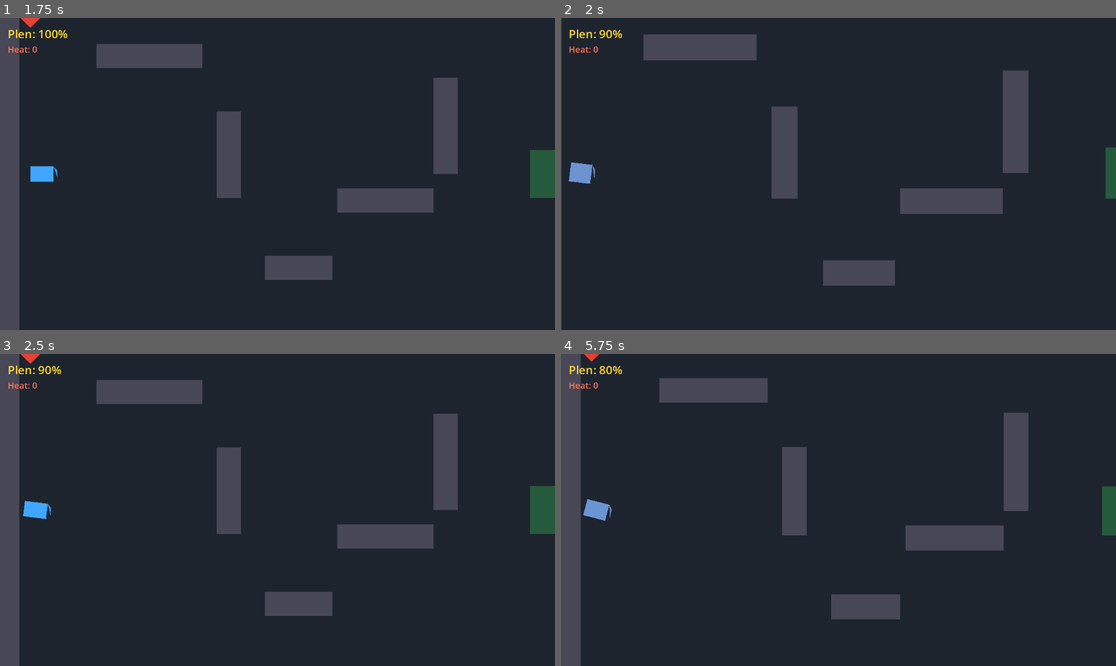
Above: before the commit, frames 1-4 (two rows, left to right).
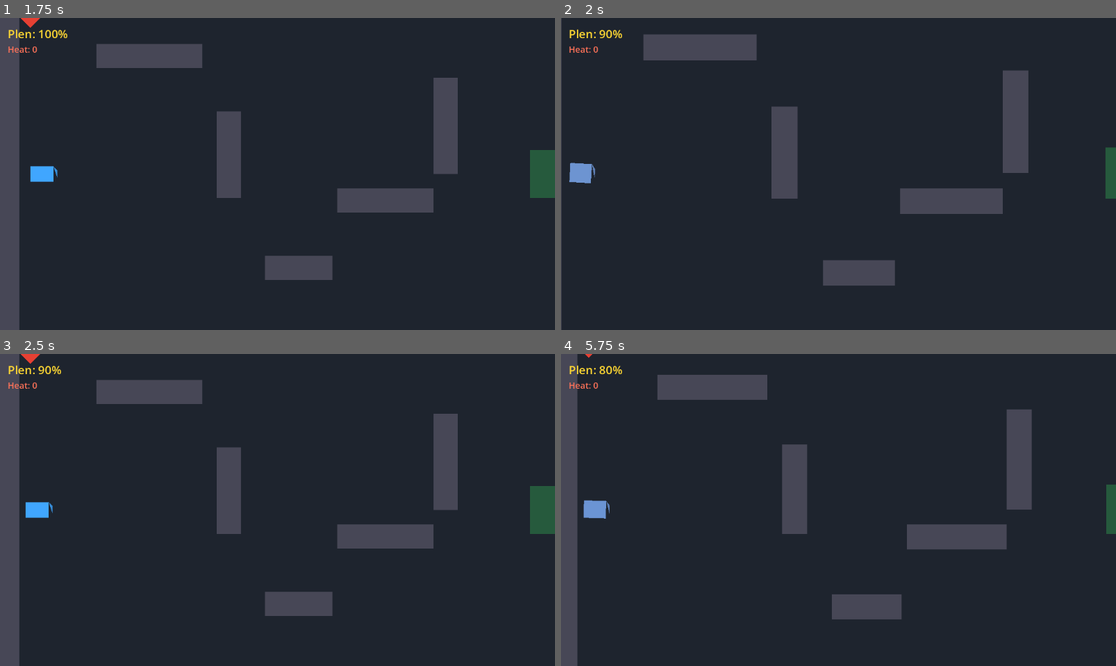
Above: after the commit, the same moments.

Repository: Gubari/Getaway-Racing
Game: Godot game, scene res://scenes/main/main.tscn
Two runs of this game, one before a commit and one after it. Both use one fixed random seed, a clock stepped at 60 frames per second and the inputs below.
Inputs:
- Up to frame 1 (1.75 s): hold D (steer_right) 0.53-1.28 s; tap W (gas) at 0.6, 1.35 s; tap Enter at 1.25 s; hold S (brake) from 1.28 s (still down)
- Up to frame 2 (2 s): keep holding S (brake)
- Up to frame 3 (2.5 s): release S (brake) at 2.03 s; hold D (steer_right) from 2.03 s (still down); tap W (gas) at 2.1 s
- Up to frame 4 (5.75 s): tap Space at 2.75, 4.25 s; tap W (gas) every 0.75 s from 2.85 to 5.1 s; tap Enter at 3.5, 5 s; release D (steer_right) at 3.53 s; hold A (steer_left) 3.53-5.03 s; hold S (brake) from 5.03 s (still down)

Frame 1 is identical in both runs. In frame 2, less than 0.1% of the frame differs, in the area x 1-7%, y 46-54%; in frame 3, less than 0.1%; in frame 4, 1.9%, in the area x 3-100%, y 0-100%.

Commit message:
Minor fix Player.gd

Diff:
--- a/scenes/player/player.gd
+++ b/scenes/player/player.gd
@@ -25,8 +25,7 @@
 @export var crash_loot_penalty: float = 15.0
 @export var crash_knockback_min: float = 16.0
 @export var crash_knockback_impact_scale: float = 0.035
-@export var crash_bounce_back_ratio: float = 0.14
-@export var crash_steer_lock_sec: float = 0.18
+@export var crash_steer_lock_sec: float = 0.3
 @export var crash_shake_strength: float = 14.0
 @export var crash_shake_duration: float = 0.24
 @export var crash_zoom_punch: float = 0.07
@@ -81,12 +80,16 @@
 
 	var throttle := _get_throttle()
 	var steer_input := _get_steer_input()
-	if Time.get_ticks_msec() < _crash_steer_lock_until_ms:
+	var steer_locked := Time.get_ticks_msec() < _crash_steer_lock_until_ms
+	if steer_locked:
 		steer_input = 0.0
-	_steer_smoothed = lerpf(_steer_smoothed, steer_input, steering_smoothing * delta)
+		_steer_smoothed = 0.0
+	else:
+		_steer_smoothed = lerpf(_steer_smoothed, steer_input, steering_smoothing * delta)
 
 	_update_forward_speed(throttle, delta)
-	_apply_steering(delta)
+	if not steer_locked:
+		_apply_steering(delta)
 
 	velocity = Vector2.from_angle(rotation) * _forward_speed
 	var pre_move_velocity := velocity
@@ -205,12 +208,12 @@
 	_crash_juice_time_left = crash_shake_duration
 	_crash_juice_intensity = intensity
 	_crash_wobble = deg_to_rad(crash_wobble_max_deg) * intensity * (1.0 if randf() > 0.5 else -1.0)
-	rotation += _crash_wobble
+	_steer_smoothed = 0.0
 
 	var knockback := crash_knockback_min + impact_speed * crash_knockback_impact_scale
 	global_position += normal * knockback
-	_forward_speed = -impact_speed * crash_bounce_back_ratio
-	velocity = Vector2.from_angle(rotation) * _forward_speed
+	_forward_speed = 0.0
+	velocity = Vector2.ZERO
 	queue_redraw()
 
 func _detect_sharp_turn(delta: float) -> void:
@@ -233,12 +236,15 @@
 func _draw() -> void:
 	var squash := 1.0
 	var stretch := 1.0
+	var wobble_angle := 0.0
 	if _crash_juice_time_left > 0.0 and crash_shake_duration > 0.0:
 		var t := _crash_juice_time_left / crash_shake_duration
 		squash = 1.0 + crash_squash_amount * t
 		stretch = 1.0 - crash_squash_amount * 0.75 * t
-
-	var forward := Vector2.from_angle(rotation)
+		wobble_angle = _crash_wobble * t
+
+	# Lokalni prostor: nos auta je uvek +X (rotation cvora vec okrece sprite).
+	var forward := Vector2.RIGHT.rotated(wobble_angle)
 	var right := forward.orthogonal()
 
 	var body := PackedVector2Array([
